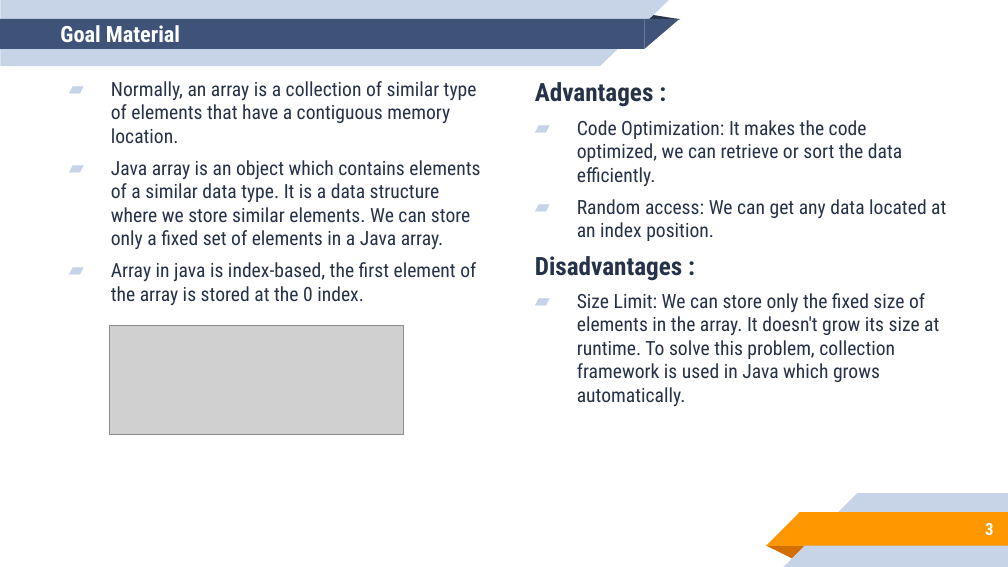
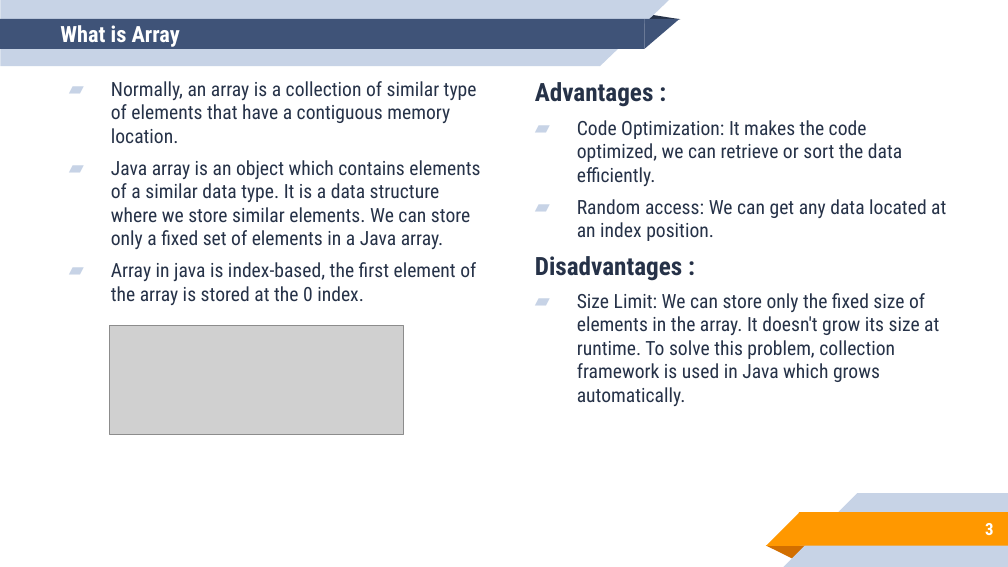
Before and after one commit to aronipurwanto/materi-xa, a slide deck: slide 3 of java/java-logic/Slide-Java-Logic-03.pptx. Drawn at 1008x567 pixels with LibreOffice and Linux fonts; fonts in the diff are those of the drawing; grey boxes stand for pictures. Boxes give left, top, right and bottom in pixels: in the first picture for what was removed or moved away, otherwise in the second. Text is boxed around its words. In the diff, an @@ line names an element or a change of style, - is before the commit and + after.

```diff
--- a/java/java-logic/Slide-Java-Logic-03.pptx
+++ b/java/java-logic/Slide-Java-Logic-03.pptx
@@ title at [60,25,180,47]: text changed @@
-Goal Material
+What is Array
```
Also in this commit, not shown: 3 other slides changed, 1 other file.
